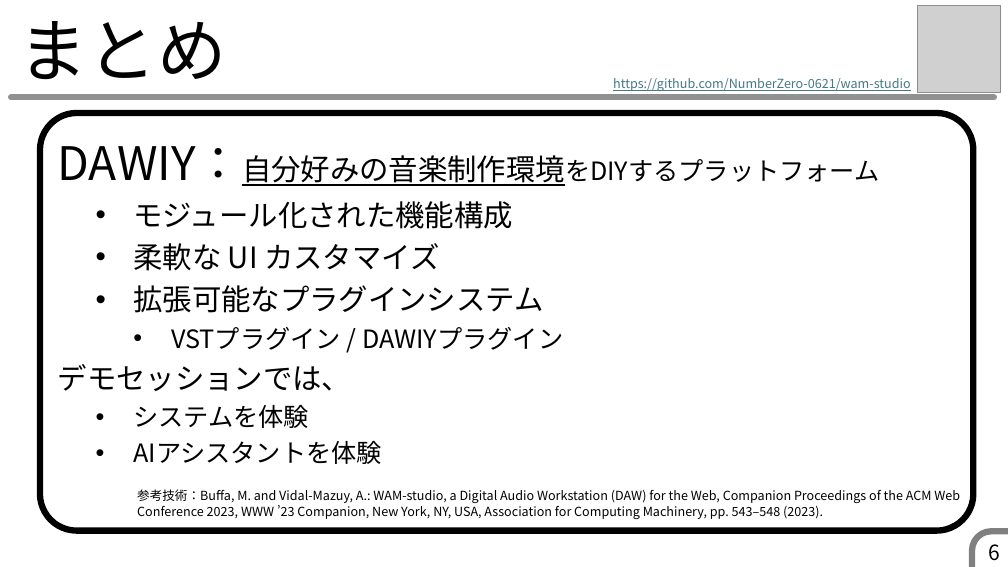
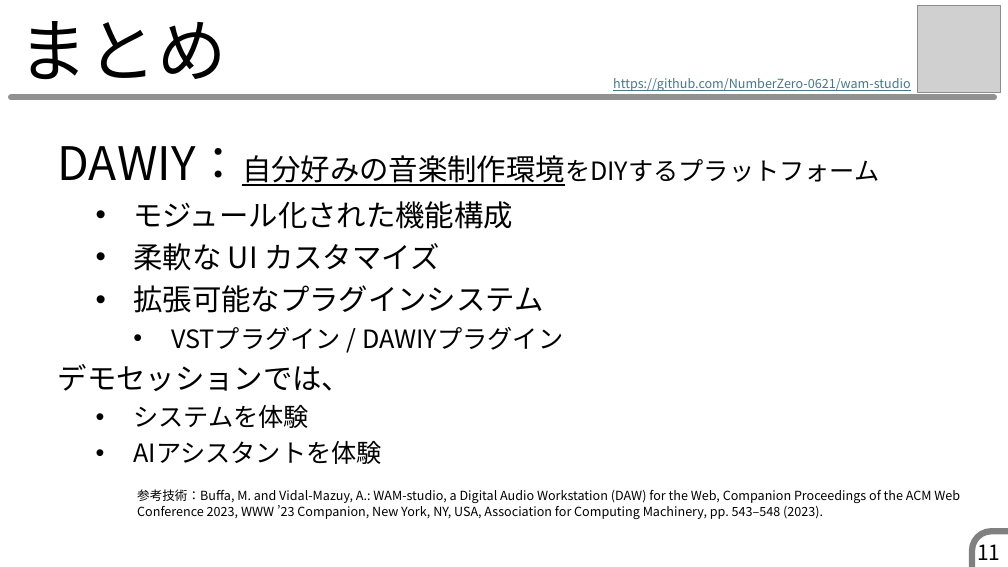
Before and after one commit to muse-studio/pbl2025, a slide deck: slide 11 of 発表スライド・ポスター/EC79_DAWIY_スライド.pptx (slide 6 before the commit). Drawn at 1008x567 pixels with LibreOffice and Linux fonts; fonts in the diff are those of the drawing; grey boxes stand for pictures. Boxes give left, top, right and bottom in pixels: in the first picture for what was removed or moved away, otherwise in the second. Text is boxed around its words. In the diff, an @@ line names an element or a change of style, - is before the commit and + after.

```diff
--- a/発表スライド・ポスター/EC79_DAWIY_スライド.pptx
+++ b/発表スライド・ポスター/EC79_DAWIY_スライド.pptx
@@ rounded rectangle removed at (40, 113, 974, 530) @@
@@ page number at (977, 539, 1000, 560): text changed @@
-6
+11
```
Also in this commit, not shown: 4 other slides changed, 4 slides added, 23 other files.
